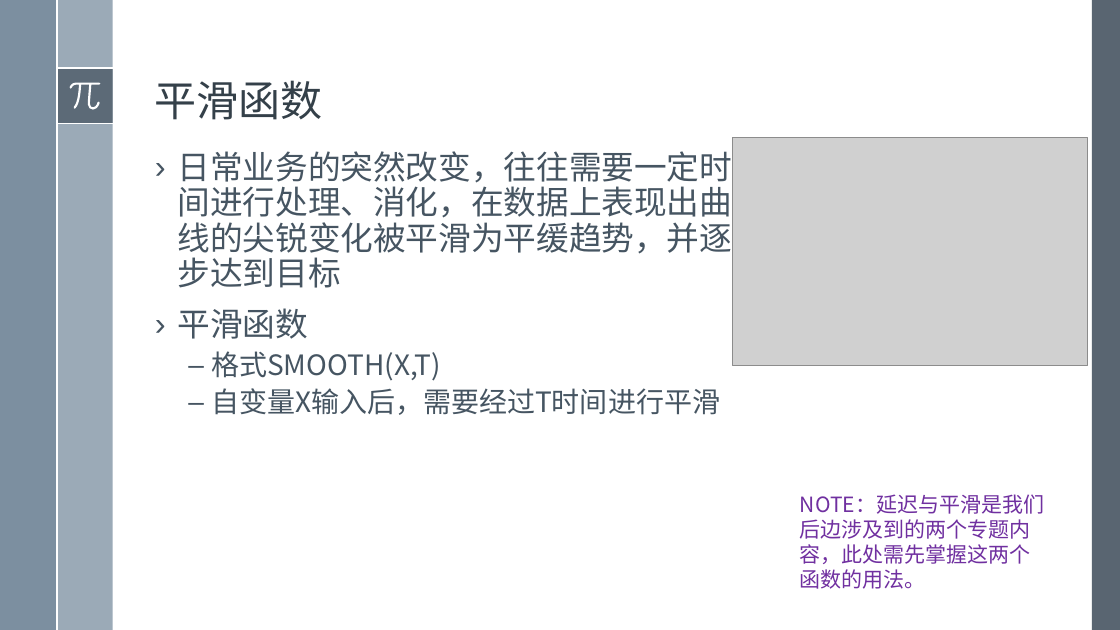
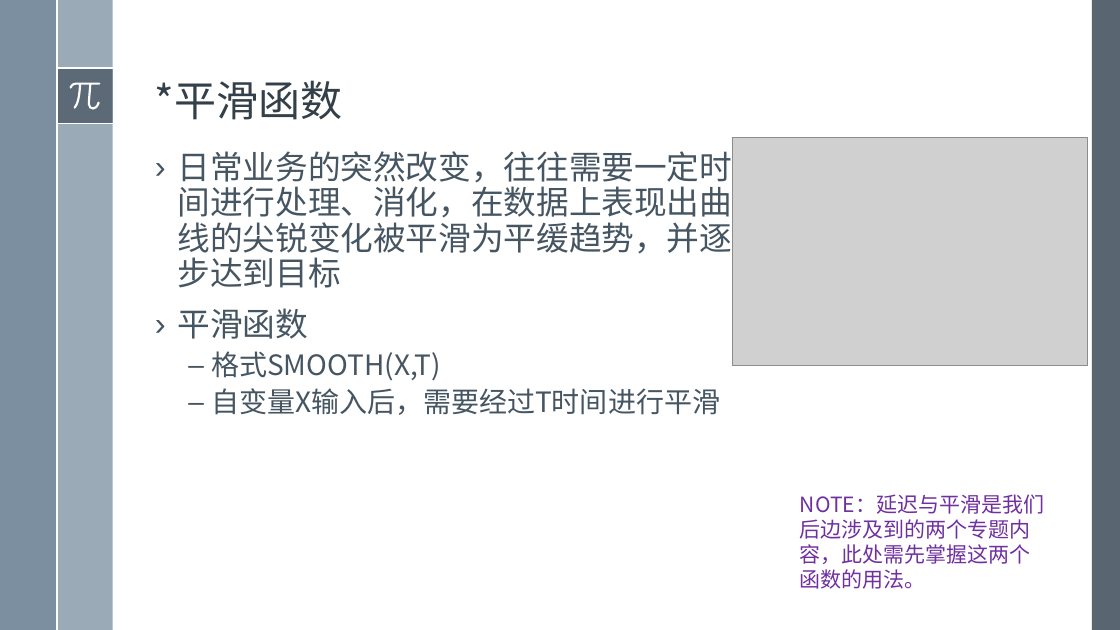
Before and after one commit to exoplanetX/SystemDynamics, a slide deck: slide 15 of 2019系统仿真-4-动态函数.pptx. Drawn at 1120x630 pixels with LibreOffice and Linux fonts; fonts in the diff are those of the drawing; grey boxes stand for pictures. Boxes give left, top, right and bottom in pixels: in the first picture for what was removed or moved away, otherwise in the second. Text is boxed around its words. In the diff, an @@ line names an element or a change of style, - is before the commit and + after.

```diff
--- a/2019系统仿真-4-动态函数.pptx
+++ b/2019系统仿真-4-动态函数.pptx
@@ title at [155,80,343,120]: text changed @@
-平滑函数
+*平滑函数
```
Also in this commit, not shown: 9 other slides changed, 2 slides removed.
